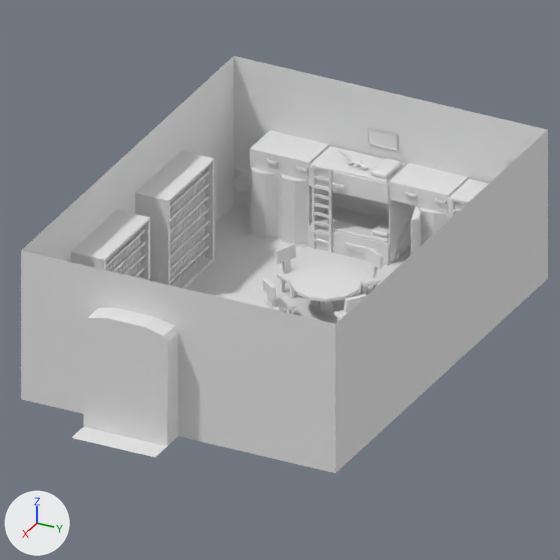
One commit to the Blender file Project - Low Poly Sci-fi Bunker/Sci-fi Bunker 21 - Bunker Door 02.blend: the scene before it, then after it.
One viewpoint serves both versions: the file's camera 'Camera'. Arrows for +X, +Y and +Z are at lower left; the lights stay in place.

The first picture shows 'Bed 03', 'Bed 04', 'Bunker Housing', 'Circular Table', 'Entrance Door', 'Food Shelf 01', 'Food Shelf 02', 'Locker 01', 'Locker 02', 'Locker 03', 'Locker 03 Door', 'Locker 04 Door'.
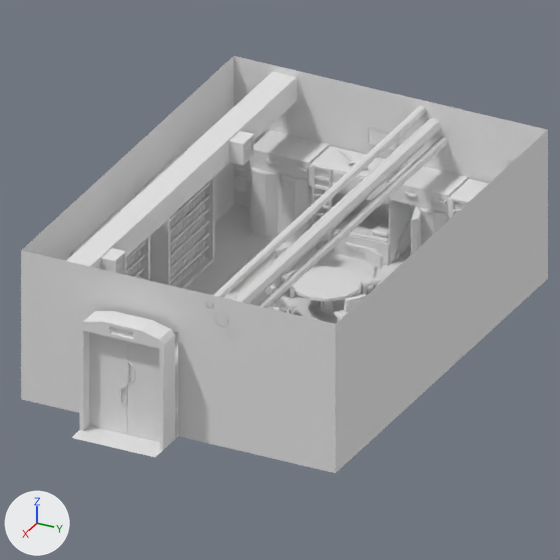
Where the newer file only moved an object's origin or applied its transform, the numbers keep the older frame.

Location of each change, [x1, y1, x2, y2] in pixels of the pictures (560 x 560 px):
'Entrance Door', mesh turned: before [84, 308, 178, 446]; after [80, 311, 175, 450]
'Ventilation Shaft', shown: after [66, 72, 297, 269]
'Main Pipe Large', shown: after [214, 118, 441, 327]
'Main Pipe Small.001', added: after [206, 106, 426, 308]
'Main Pipe Small', shown: after [228, 137, 448, 339]
'Upper Vent Right', shown: after [229, 131, 254, 165]
'Upper Vent Left', shown: after [101, 248, 126, 274]
'Food Shelf 02', unchanged, covered by the edit: [71, 210, 150, 281] in both

The change in detail:
me_cube_031 has 180 vertices, 175 faces and spans x -0.01..0.53, y -1.0..1.0, z -1.25..1.49.
me_cube_031 is used by ob_entrance_door; location (4.99, 0.25, 1.25).
me_cube_031 part 1: the whole mesh is turned -180 degrees about the z axis through its middle, then moved by (0.19, 0.0, 0.0).
Object 'Ventilation Shaft' (ob_ventilation_shaft) is now shown.
Object 'Upper Vent Left' (ob_upper_vent_left) is now shown.
Object 'Upper Vent Right' (ob_upper_vent_right) is now shown.
Object 'Main Pipe Large' (ob_main_pipe_large) is now shown.
Object 'Main Pipe Small' (ob_main_pipe_small) is now shown.
Object 'Main Pipe Small.001' (ob_main_pipe_small_001) is new; it shows me_cylinder_017.
Its location is (-4.75, 2.0, 3.35).
Its rotation in degrees is (0, 90, 0).
Its scale is (0.546, 0.546, 1.0).
